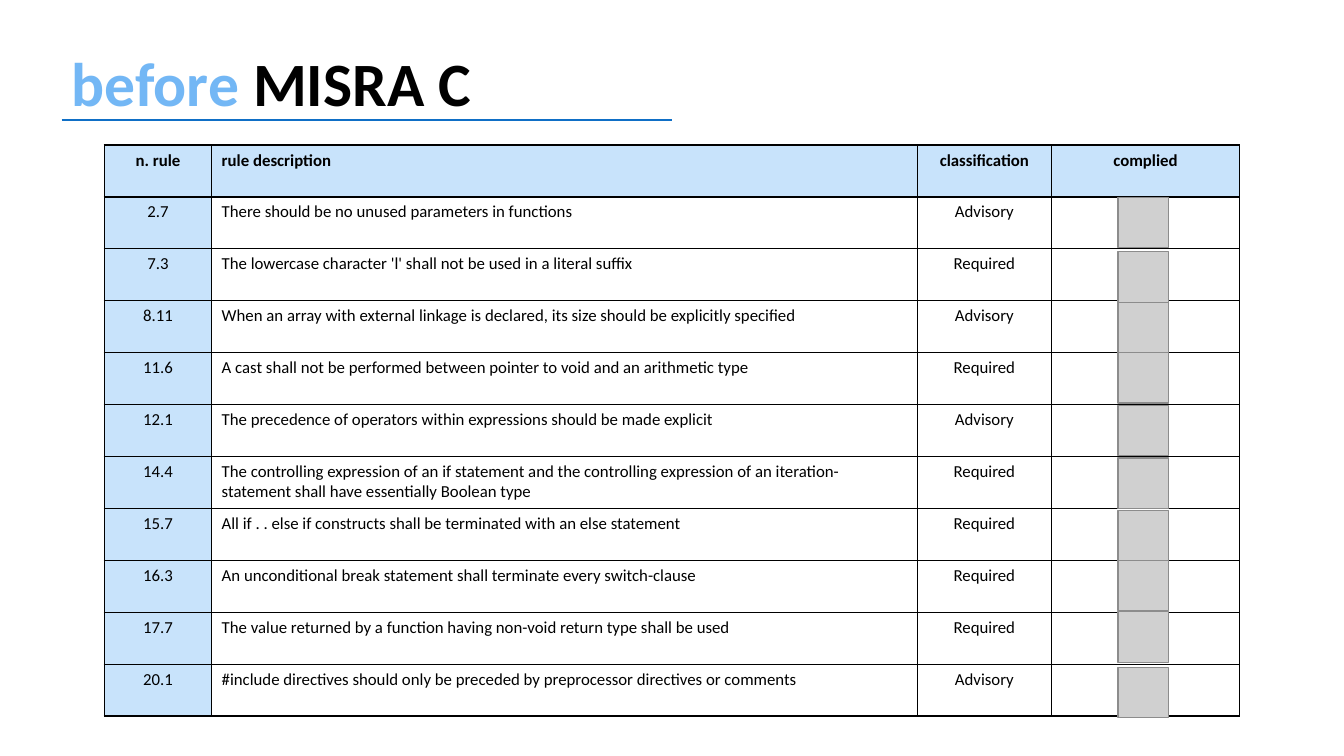
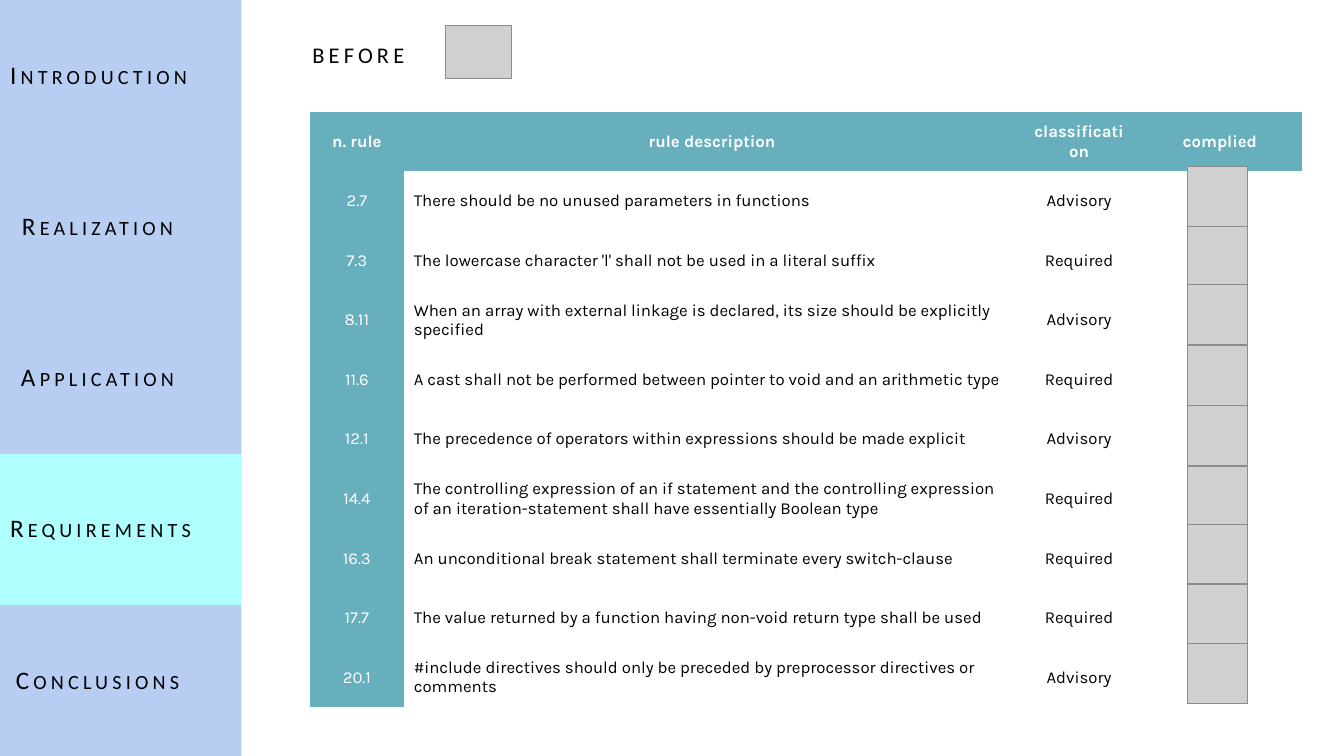
Before and after one commit to fedyhajali/security-system, a slide deck: slide 16 of Alarm System.pptx (slide 8 before the commit). Drawn at 1344x756 pixels with LibreOffice and Linux fonts; fonts in the diff are those of the drawing; grey boxes stand for pictures. Boxes give left, top, right and bottom in pixels: in the first picture for what was removed or moved away, otherwise in the second. Text is boxed around its words. In the diff, an @@ line names an element or a change of style, - is before the commit and + after.

```diff
--- a/Alarm System.pptx
+++ b/Alarm System.pptx
@@ rectangle added at <box>0,0,241,756</box>, fill #B8CDF2 @@
@@ table added at <box>0,0,241,756</box>, 5 rows, 1 columns @@
+Introduction
+Realization
+Application
+Requirements
+Conclusions
@@ picture added at <box>446,26,511,80</box> @@
@@ text at <box>312,48,404,63</box>: text changed; size 44 to 20 pt; text colour #73B7F5 to #000000; bold off @@
-before MISRA C
+before
@@ table at <box>311,112,1304,708</box> @@
-row 8: 15.7 | All if . . else if constructs shall be terminated with an else statement | Required | 
@@ table: place and size @@
-table at <box>105,145,1239,717</box>
+table at <box>311,112,1304,708</box>
@@ line removed from (62, 120) to (673, 120) @@
@@ picture added at <box>1188,166,1247,226</box> @@
@@ picture removed at <box>1118,198,1169,248</box> @@
@@ picture added at <box>1188,226,1247,285</box> @@
@@ picture removed at <box>1118,252,1169,302</box> @@
@@ picture added at <box>1188,284,1247,344</box> @@
@@ picture removed at <box>1118,302,1169,353</box> @@
@@ picture removed at <box>1118,353,1169,403</box> @@
@@ picture added at <box>1188,346,1247,405</box> @@
@@ picture removed at <box>1118,405,1169,456</box> @@
@@ picture added at <box>1188,406,1247,466</box> @@
@@ picture removed at <box>1118,458,1169,508</box> @@
@@ picture added at <box>1188,466,1247,525</box> @@
@@ picture removed at <box>1118,511,1169,562</box> @@
@@ picture added at <box>1188,524,1247,584</box> @@
@@ picture removed at <box>1118,561,1169,611</box> @@
@@ picture added at <box>1188,585,1247,644</box> @@
@@ picture removed at <box>1118,612,1169,662</box> @@
@@ picture added at <box>1188,644,1247,704</box> @@
@@ picture removed at <box>1118,667,1169,718</box> @@
```
Also in this commit, not shown: 2 other slides changed, 16 slides added, 9 slides removed.
